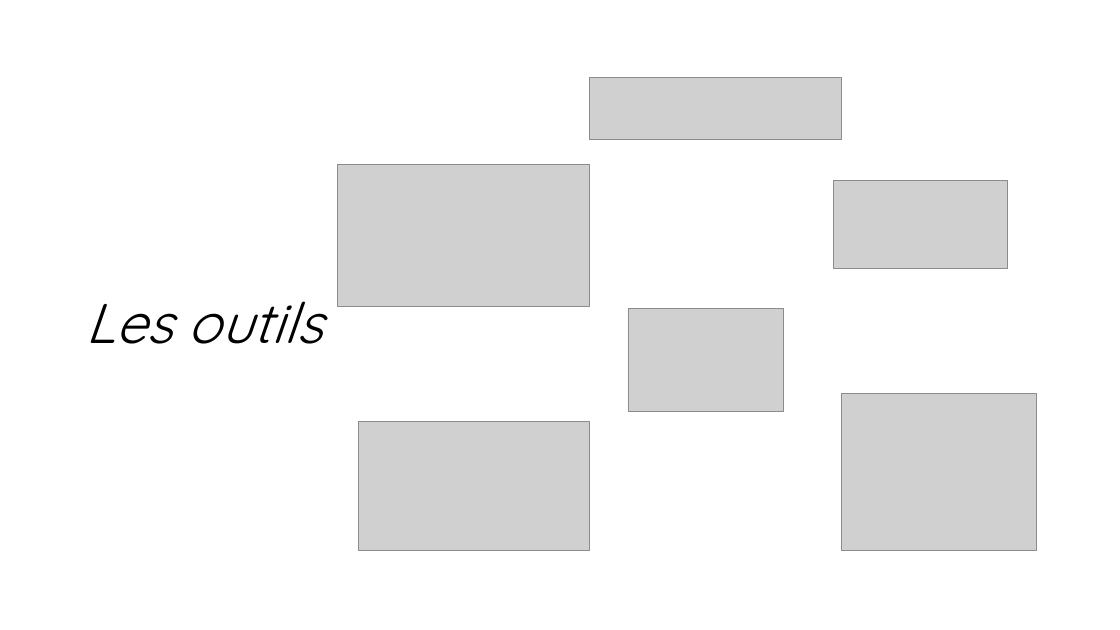
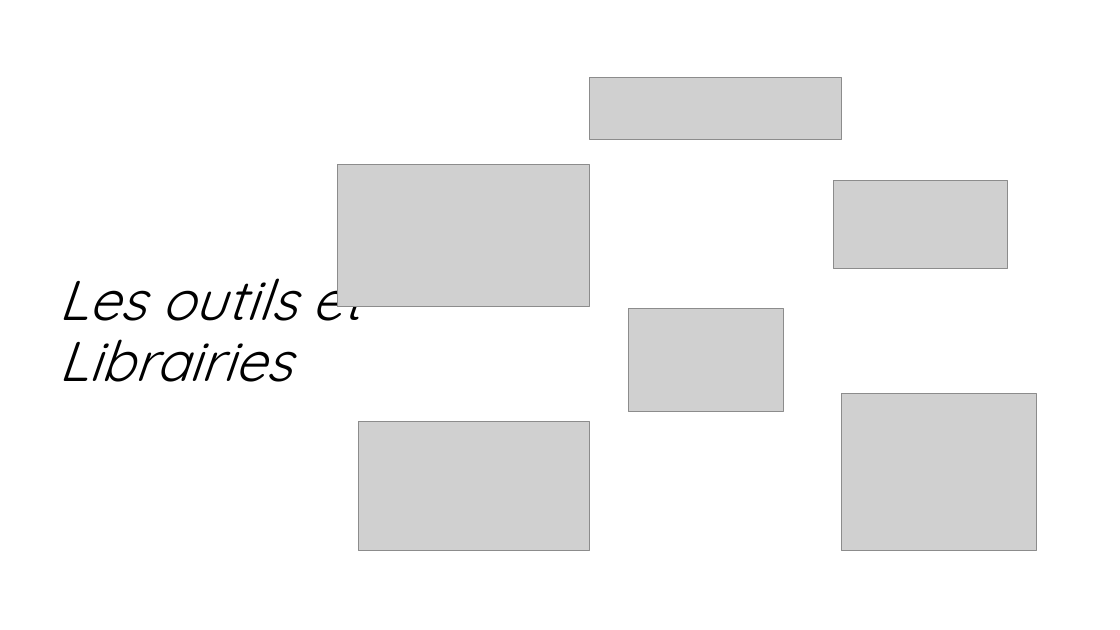
Before and after one commit to nicolasvanhuysse/ProjetAnnuaire, a slide deck: slide 8 of Présentation Projet Individuel Annuaire.pptx (slide 9 before the commit). Drawn at 1120x630 pixels with LibreOffice and Linux fonts; fonts in the diff are those of the drawing; grey boxes stand for pictures. Boxes give left, top, right and bottom in pixels: in the first picture for what was removed or moved away, otherwise in the second. Text is boxed around its words. In the diff, an @@ line names an element or a change of style, - is before the commit and + after.

```diff
--- a/Présentation Projet Individuel Annuaire.pptx
+++ b/Présentation Projet Individuel Annuaire.pptx
@@ title at (59,259,362,382): text changed @@
-Les outils
+Les outils et Librairies
```
Also in this commit, not shown: 2 other slides changed, 1 slide removed, 1 other file.
